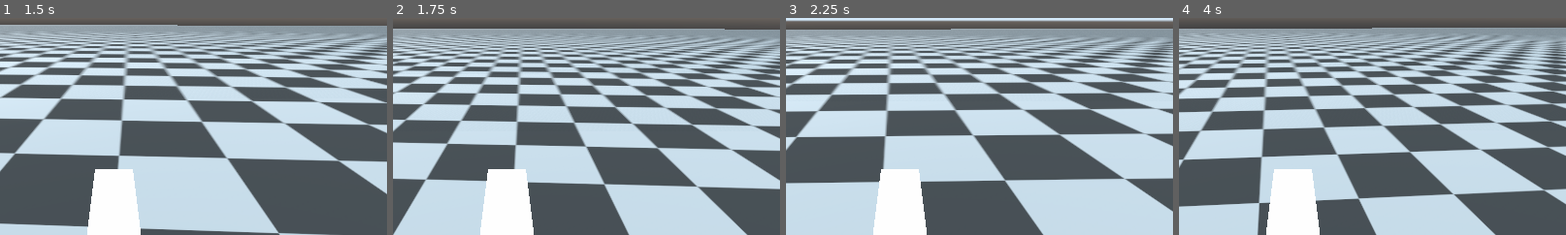
Above: before the commit, frames 1-4 (left to right).
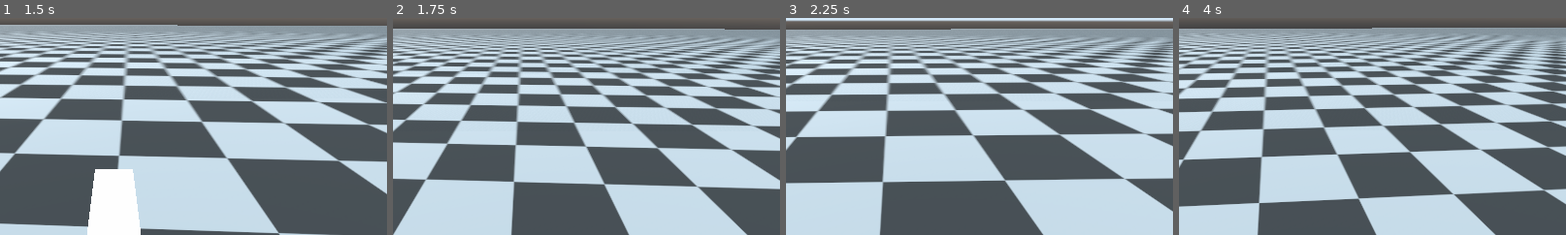
Above: after the commit, the same moments.

Repository: Octopodes-Nuts/FracturedExodus
Game: Godot game, scene res://environment/maps/test_map/TestMap.tscn
The game is run twice, just before and just after one commit, with the same random seed, the same clock (stepped at 60 frames per second) and the same inputs.
Inputs (mouse positions are % of the whole screen's width and height, from its top left):
- Up to frame 1 (1.5 s): move the mouse to (55, 50) at 0.52 s; hold W (move_forward) from 0.53 s (still down); tap 1 (primary_weapon) at 0.6 s; click (55, 50) at 0.67 s; tap Space (jump) at 0.77 s; tap 2 (secondary_weapon) at 0.8, 1.35 s; move the mouse to (45, 50) at 1.27 s
- Up to frame 2 (1.75 s): keep holding W (move_forward); tap Space (jump) at 1.52 s; tap 3 (tertiary_weapon) at 1.55 s
- Up to frame 3 (2.25 s): keep holding W (move_forward); move the mouse to (52, 48) at 2.02 s; tap 3 (tertiary_weapon) at 2.1 s
- Up to frame 4 (4 s): keep holding W (move_forward); tap 1 (primary_weapon) at 2.3 s; move the mouse to (49, 52) at 2.77 s; right-click (49, 52) at 2.85 s; click (49, 52) at 2.92 s; tap Space (jump) at 3.02, 3.77 s; tap 2 (secondary_weapon) at 3.05 s; move the mouse to (57, 51) at 3.52 s; tap Ctrl (crouch) at 3.6 s; tap 3 (tertiary_weapon) at 3.8 s
The pictures show only the part of the screen within x 35-85%, y 50-100%; the shares and areas given below are measured in that part.

Frame 1 is identical in both runs. In frame 2, 3.6% of the frame differs, in the area x 22-37%, y 69-100%; in frame 3, 3.6%; in frame 4, 3.6%.
Error after the commit: Invalid get index 'transform' (on base: 'Node (Weapon.gd)'). (res://behavior/player/movement/DefaultController.gd:93)

Commit message:
modularize weapon swapping

Diff:
--- a/src/behavior/player/movement/DefaultController.gd
+++ b/src/behavior/player/movement/DefaultController.gd
@@ -71,28 +71,27 @@
 	# set cycle time ? so that you can't just keep
 	# shifting weapons but maybe not
 	if Input.is_action_just_pressed("primary_weapon"):
-		if active_weapon != character.primary_weapon:
-			head.remove_child(active_weapon)
-			active_weapon = character.primary_weapon
-			character.set_weapons_inactive()
-			character.primary_weapon.active = true
-			head.add_child(character.primary_weapon)
-			character.primary_weapon.transform.origin = gun_location.transform.origin
+		swap_weapon(character.primary_weapon)
 		# remove all other weapons
 		# play animation
 	elif Input.is_action_just_pressed("secondary_weapon"):
-		if active_weapon != character.secondary_weapon:
-			head.remove_child(active_weapon)
-			active_weapon = character.secondary_weapon
-			character.set_weapons_inactive()
-			character.secondary_weapon.active = true
-			head.add_child(character.secondary_weapon)
-			character.secondary_weapon.transform.origin = gun_location.transform.origin
+		swap_weapon(character.secondary_weapon)
 		# play animtation
 	elif Input.is_action_just_pressed("tertiary_weapon"):
+		# test to see if current class allows a tertiary weapon
+		swap_weapon(character.tertiary_weapon)
+
+func swap_weapon(weapon: Weapon):
+	if active_weapon != weapon:
+		head.remove_child(active_weapon)
+		# play stow animation
+		active_weapon = weapon
+		# play raise animation
 		character.set_weapons_inactive()
-		# play animation
-		character.tertiary_weapon.active = true
+		weapon.active = true
+		head.add_child(weapon)
+		weapon.transform.origin = gun_location.transform.origin
+
 
 
 
